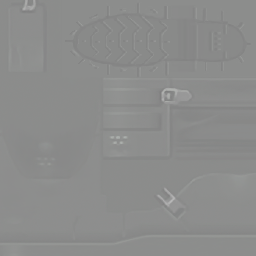
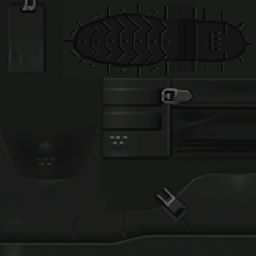
Layered file, before and after one edit (256x256). Changes by layer:
removed group "Group 1" (2 layers) over [0, 0, 256, 256]
removed layer "sel_boots.bmp" from group "Group 1" over [0, 0, 256, 256]
removed layer "iro_boots.bmp" over [0, 0, 256, 256]
added layer "CONVERT_COLOR_SPACE" above "Layer 3" over [0, 0, 256, 256]
